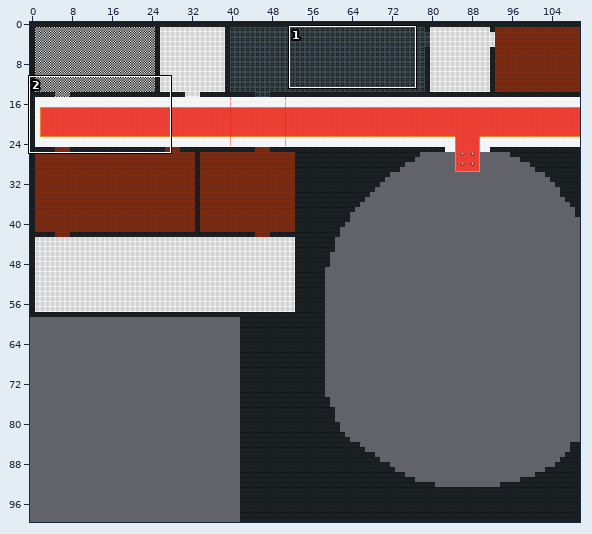
One commit to this Tiled map: ressources/map/whitehouse_test.tmx. The picture above shows the old version from afar; the outline marks the close-up.
Close-up. Before:
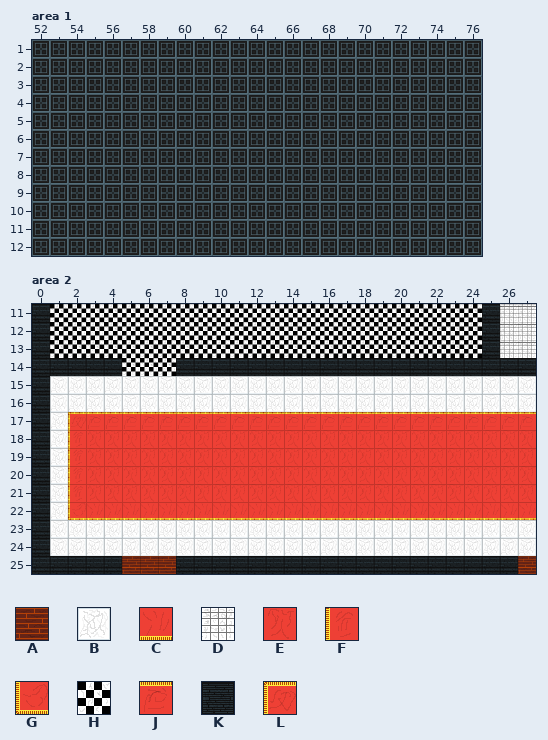
Cells are 32x32 px. Shown: area 1 x 52..76, y 1..12; area 2 x 0..27, y 11..25. The commit also changed other parts of the map, which this record leaves out.
Key: from "floors": A 0, B 1, C 2, D 4, E 5, F 6, G 7 turned 90, H 8, J 10, K 12, L 15.
_ is an empty cell.
Layers that did not change in this view are not listed.
Layer "Base" before, area 2, first column x 0:
11 KHHHHHHHHHHHHHHHHHHHHHHHHKDD
12 KHHHHHHHHHHHHHHHHHHHHHHHHKDD
13 KHHHHHHHHHHHHHHHHHHHHHHHHKDD
14 KKKKKHHHKKKKKKKKKKKKKKKKKKKK
15 KBBBBBBBBBBBBBBBBBBBBBBBBBBB
16 KBBBBBBBBBBBBBBBBBBBBBBBBBBB
17 KBLJJJJJJJJJJJJJJJJJJJJJJJJJ
18 KBFEEEEEEEEEEEEEEEEEEEEEEEEE
19 KBFEEEEEEEEEEEEEEEEEEEEEEEEE
20 KBFEEEEEEEEEEEEEEEEEEEEEEEEE
21 KBFEEEEEEEEEEEEEEEEEEEEEEEEE
22 KBGCCCCCCCCCCCCCCCCCCCCCCCCC
23 KBBBBBBBBBBBBBBBBBBBBBBBBBBB
24 KBBBBBBBBBBBBBBBBBBBBBBBBBBB
25 KKKKKAAAKKKKKKKKKKKKKKKKKKKA
After:
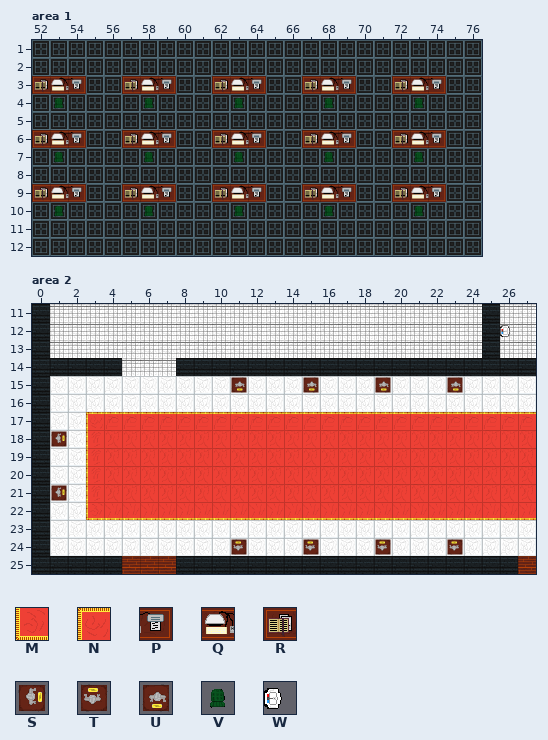
Further tiles: from "floors": M 3, N 3 turned 90; from "items": P 0 turned 180, Q 1 turned 180, R 2 turned 180, S 3, T 3 turned 270, U 3 turned 90, V 4 turned 180, W 15 turned 90.
The edit:
Layer "Decors", area 1:
The edit adds tile P in row 3 at x 54, 59, 64, 69 and 74; in row 6 at x 54, 59, 64, 69 and 74; in row 9 at x 54, 59, 64, 69 and 74.
The edit adds tile Q in row 3 at x 53, 58, 63, 68 and 73; in row 6 at x 53, 58, 63, 68 and 73; in row 9 at x 53, 58, 63, 68 and 73.
The edit adds tile R in row 3 at x 52, 57, 62, 67 and 72; in row 6 at x 52, 57, 62, 67 and 72; in row 9 at x 52, 57, 62, 67 and 72.
The edit adds tile V in row 4 at x 53, 58, 63, 68 and 73; in row 7 at x 53, 58, 63, 68 and 73; in row 10 at x 53, 58, 63, 68 and 73.
Layer "Base", area 2:
Tile H gives way to tile D in rows 11 to 13 at x 1 to 24; in row 14 at x 5 to 7.
Layer "Decors", area 2:
The edit adds tile B in rows 17 to 22 at x 2.
The edit adds tile F in rows 18 to 21 at x 3.
The edit adds tile M in row 22 at x 3.
The edit adds tile N in row 17 at x 3.
The edit adds tile S in row 18 at x 1; in row 21 at x 1.
The edit adds tile T in row 24 at x 11, 15, 19 and 23.
The edit adds tile U in row 15 at x 11, 15, 19 and 23.
The edit adds tile W in row 12 at x 26.
